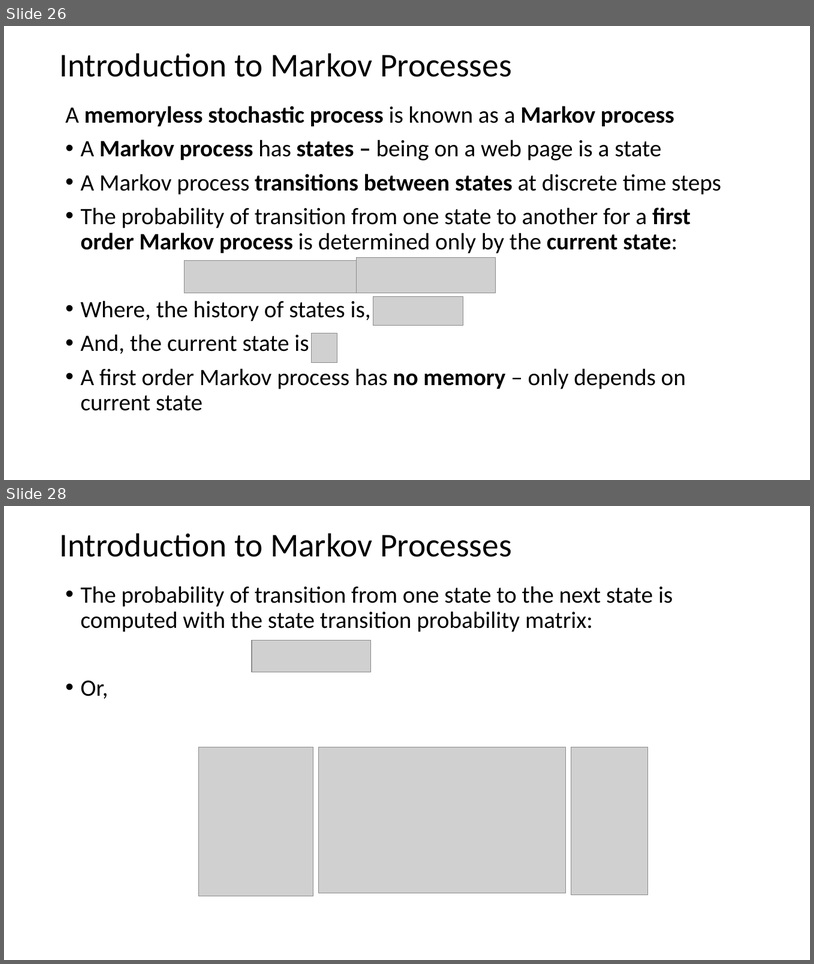
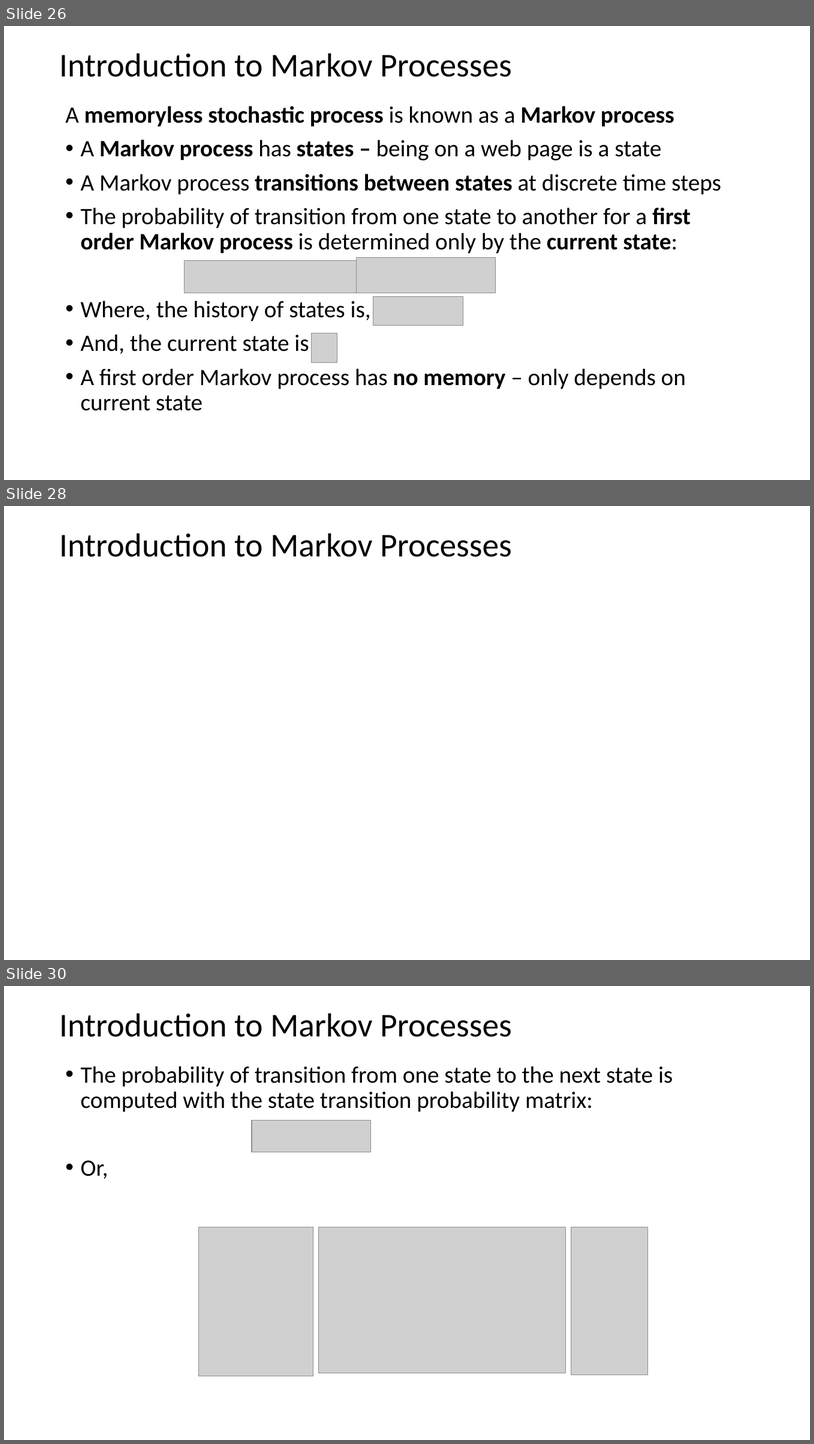
Before and after one commit to StephenElston/CSCI-E-108, a slide deck: slides/5_WebSearching.pptx. Shown one above the other, each under a label of ours: slides 26 and 28 before the commit, slides 26, 28 and 30 after it; the slides between them are not shown. The pictures are 814x964 and 814x1444 pixels, drawn with LibreOffice and Linux fonts; fonts in the diff are those of the drawing; grey boxes stand for pictures. Boxes give left, top, right and bottom in pixels: in the first picture for what was removed or moved away, otherwise in the second. Text is boxed around its words. In the diff, an @@ line names an element or a change of style, - is before the commit and + after.

Commit message:
Added new slides on Markov Processes

```diff
--- a/slides/5_WebSearching.pptx
+++ b/slides/5_WebSearching.pptx
@@ slide 28 added at <box>4,506,810,960</box>, background #FFFFFF @@
@@ title added at <box>59,533,512,557</box>, 39.6 pt, text #000000 @@
+Introduction to Markov Processes
@@ what was slide 28 is now slide 30 @@
```
Also in this commit, not shown: 5 slides changed, 1 other slide added.
